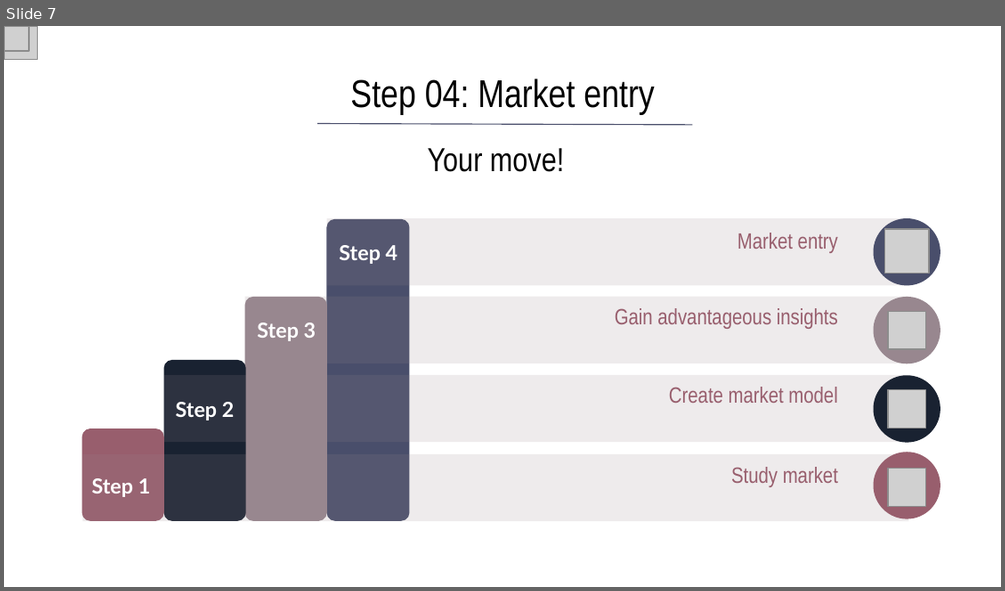
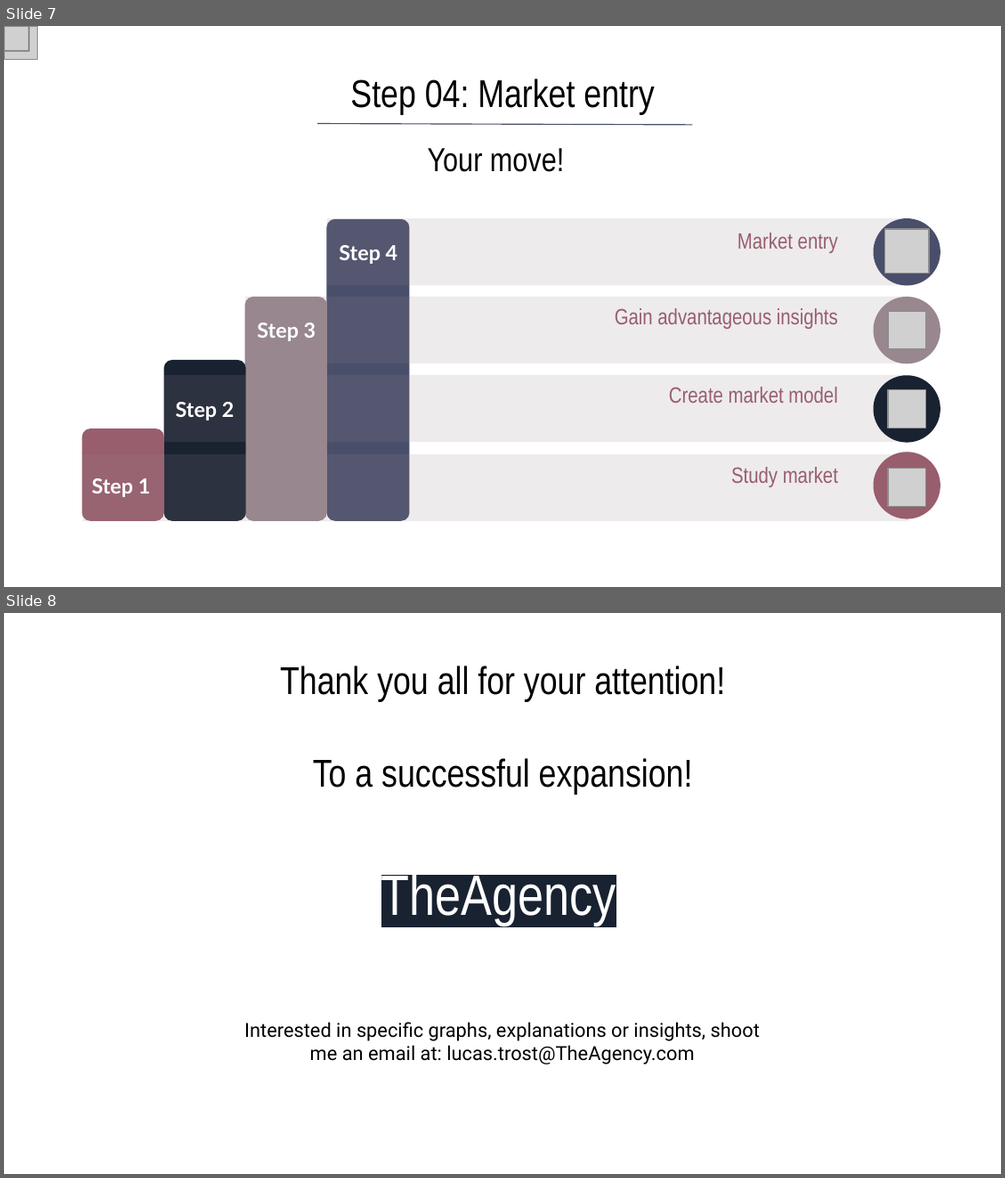
Before and after one commit to LucasTrost/Ironhack-MidBootProject, a slide deck: MidBootProj-Slides-Lucas.pptx. Shown one above the other, each under a label of ours: slide 7 before the commit, slides 7 and 8 after it. The pictures are 1005x591 and 1005x1178 pixels, drawn with LibreOffice and Linux fonts; fonts in the diff are those of the drawing; grey boxes stand for pictures. Boxes give left, top, right and bottom in pixels: in the first picture for what was removed or moved away, otherwise in the second. Text is boxed around its words. In the diff, an @@ line names an element or a change of style, - is before the commit and + after.

```diff
--- a/MidBootProj-Slides-Lucas.pptx
+++ b/MidBootProj-Slides-Lucas.pptx
@@ slide 8 added at [4,613,1001,1174], background #FFFFFF @@
@@ title added at [280,666,725,795], 28 pt, text #000000 @@
+Thank you all for your attention!
+To a successful expansion!
@@ text added at [381,869,616,925], 41 pt, text #FFFFFF @@
+TheAgency
@@ text added at [244,1022,760,1064], 14 pt, text #000000 @@
+Interested in specific graphs, explanations or insights, shoot me an email at: lucas.trost@TheAgency.com
```
Also in this commit, not shown: 3 slides changed.
